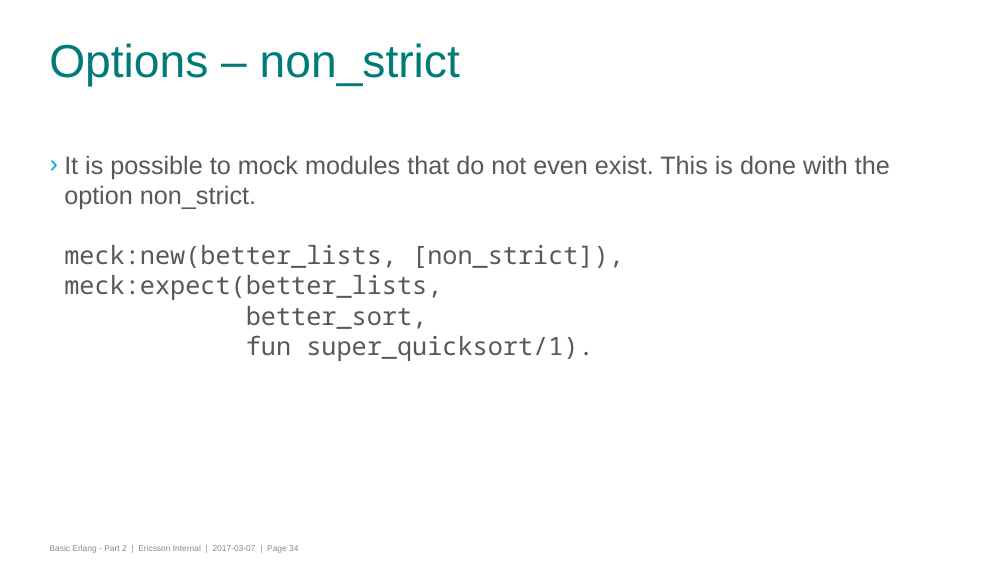
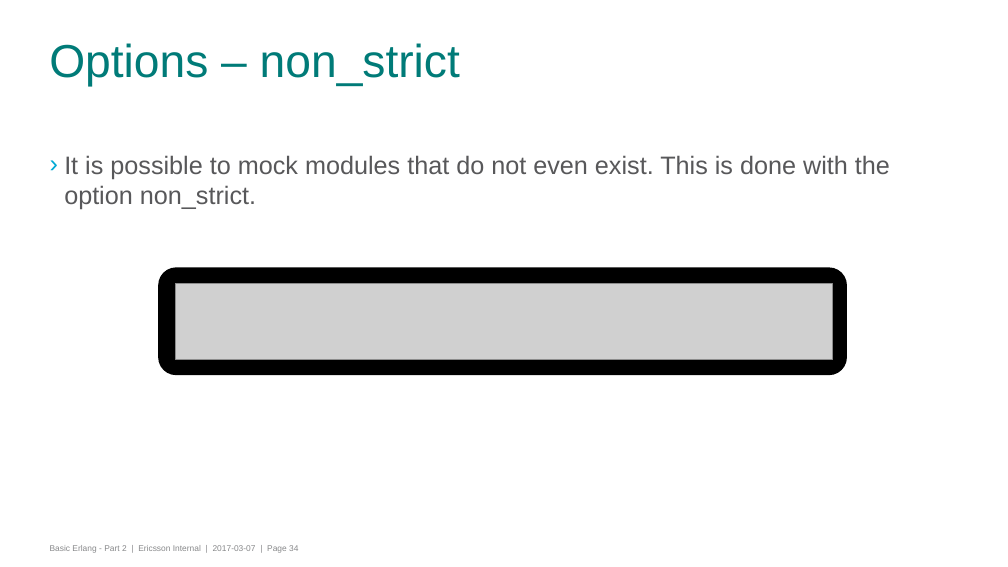
Before and after one commit to gwaerondor/unit_testing_in_erlang, a slide deck: slide 34 of basic_erlang_4/presentation/erlang_part_4_testing.pptx. Drawn at 1008x567 pixels with LibreOffice and Linux fonts; fonts in the diff are those of the drawing; grey boxes stand for pictures; background and template pictures are left out. Boxes give left, top, right and bottom in pixels: in the first picture for what was removed or moved away, otherwise in the second. Text is boxed around its words. In the diff, an @@ line names an element or a change of style, - is before the commit and + after.

Commit message:
Updates presentation and tests with meck stuff

```diff
--- a/basic_erlang_4/presentation/erlang_part_4_testing.pptx
+++ b/basic_erlang_4/presentation/erlang_part_4_testing.pptx
@@ text at [64,155,890,209]: text changed; font Noto Sans Mono to Arial @@
-› It is possible to mock modules that do not even exist. This is done with the option non_strict.
-  meck:new(better_lists, [non_strict]),
-  meck:expect(better_lists,
-  better_sort,
-  fun super_quicksort/1).
+› It is possible to mock modules that do not even exist. This is done with the option non_strict.
@@ rounded rectangle added at [158,268,847,376], fill #000000 @@
@@ picture added at [175,284,833,360] @@
```
Also in this commit, not shown: 1 other slide changed, 2 slides added, 4 other files.
